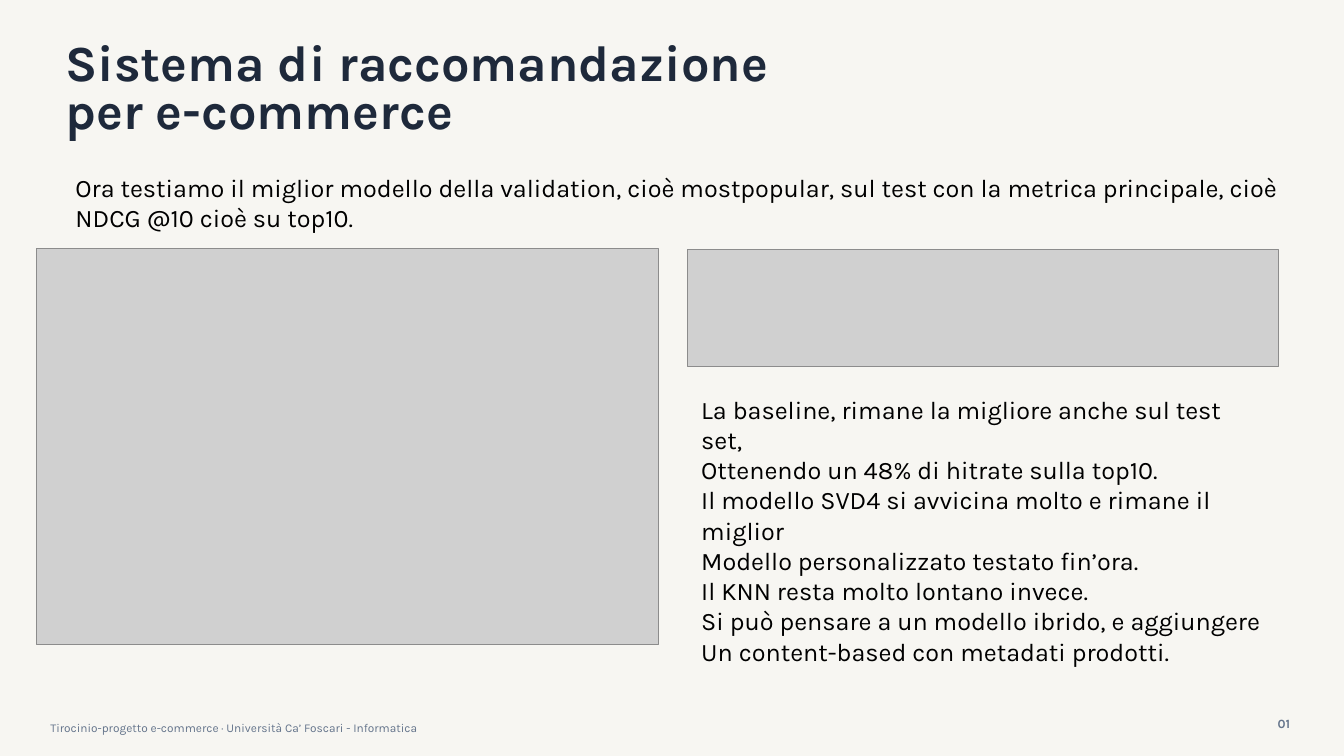
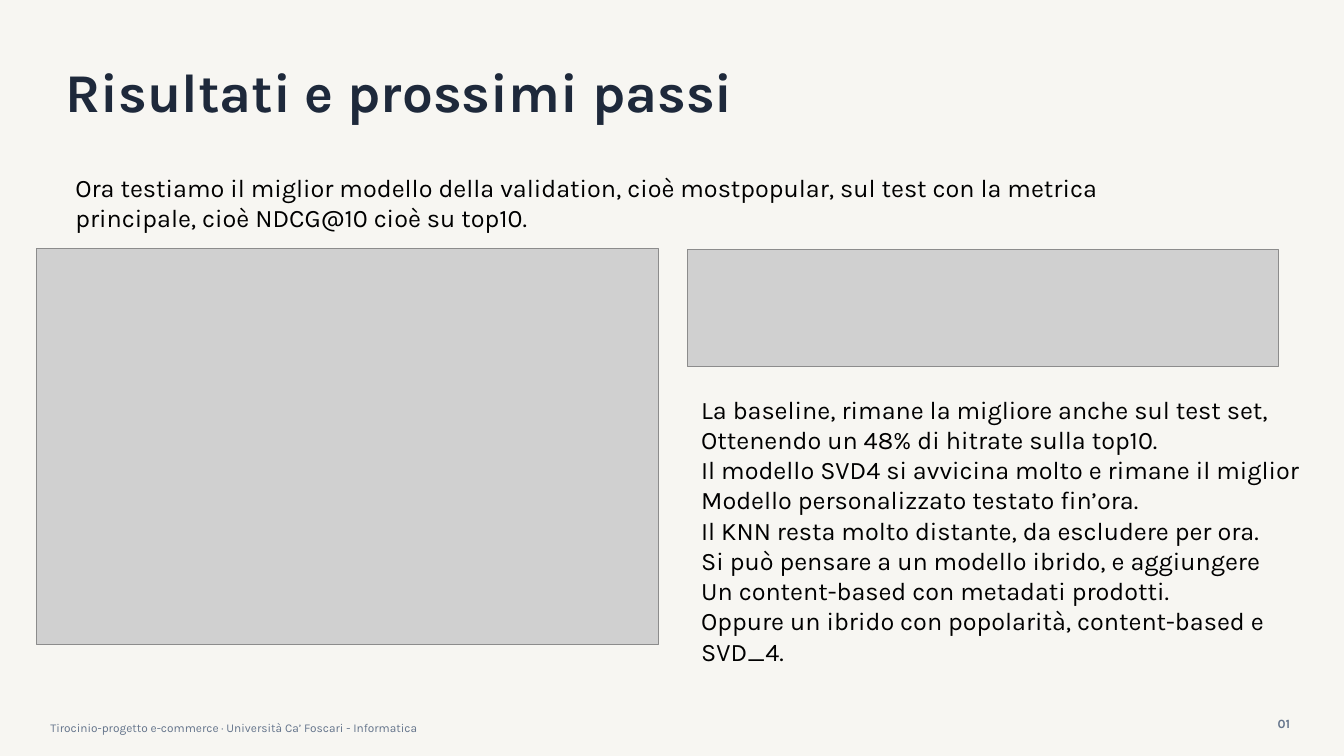
Before and after one commit to arsid2828/Tesi-ecommerce, a slide deck: slide 8 of PPT/HociaArsid-tirocinio-aggiornamento2.pptx. Drawn at 1344x756 pixels with LibreOffice and Linux fonts; fonts in the diff are those of the drawing; grey boxes stand for pictures. Boxes give left, top, right and bottom in pixels: in the first picture for what was removed or moved away, otherwise in the second. Text is boxed around its words. In the diff, an @@ line names an element or a change of style, - is before the commit and + after.

```diff
--- a/PPT/HociaArsid-tirocinio-aggiornamento2.pptx
+++ b/PPT/HociaArsid-tirocinio-aggiornamento2.pptx
@@ text at (x1=65, y1=73, x2=733, y2=125): text changed; size 36.1 to 39 pt @@
-Sistema di raccomandazione
-per e-commerce
+Risultati e prossimi passi
@@ text at (x1=75, y1=177, x2=1096, y2=233): spaces changed @@
-Ora testiamo il miglior modello della validation, cioè mostpopular, sul test con la metrica principale, cioè NDCG @10 cioè su top10.
+Ora testiamo il miglior modello della validation, cioè mostpopular, sul test con la metrica principale, cioè NDCG@10 cioè su top10.
@@ text at (x1=701, y1=522, x2=1259, y2=546): text changed @@
-Il KNN resta molto lontano invece.
+Il KNN resta molto distante, da escludere per ora.
@@ text at (x1=701, y1=610, x2=1264, y2=636): paragraph added @@
+Oppure un ibrido con popolarità, content-based e SVD_4.
```
Also in this commit, not shown: 7 other slides changed, 1 other file.
